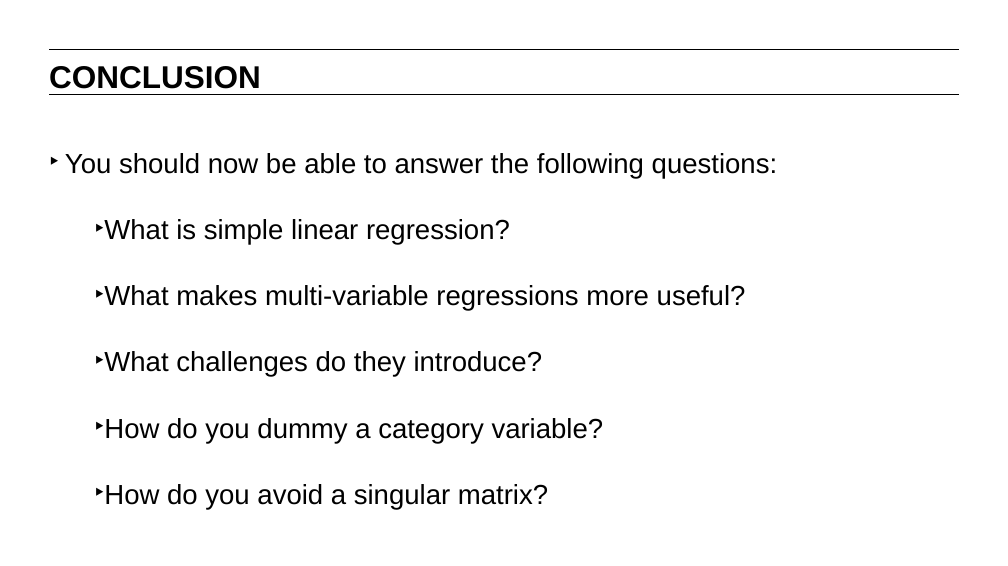
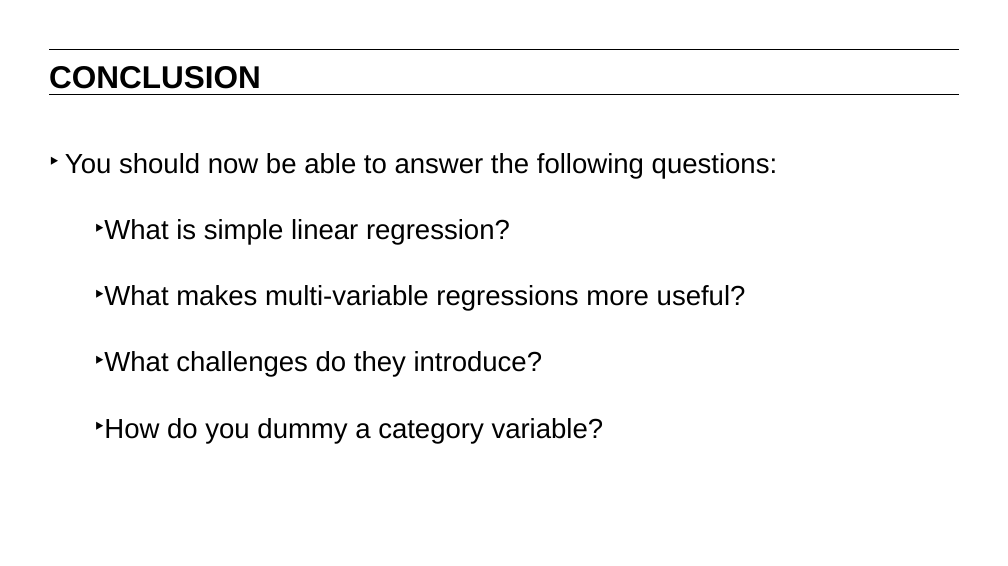
Before and after one commit to matanefron/data-sets, a slide deck: slide 38 of lessons/lesson-5/intro-to-regression-analysis.pptx. Drawn at 1008x566 pixels with LibreOffice and Linux fonts; fonts in the diff are those of the drawing. Boxes give left, top, right and bottom in pixels: in the first picture for what was removed or moved away, otherwise in the second. Text is boxed around its words. In the diff, an @@ line names an element or a change of style, - is before the commit and + after.

```diff
--- a/lessons/lesson-5/intro-to-regression-analysis.pptx
+++ b/lessons/lesson-5/intro-to-regression-analysis.pptx
@@ text at (x1=104, y1=484, x2=548, y2=509): paragraph removed @@
-  ‣ How do you avoid a singular matrix?
```
Also in this commit, not shown: 6 other slides changed, 5 other files.
